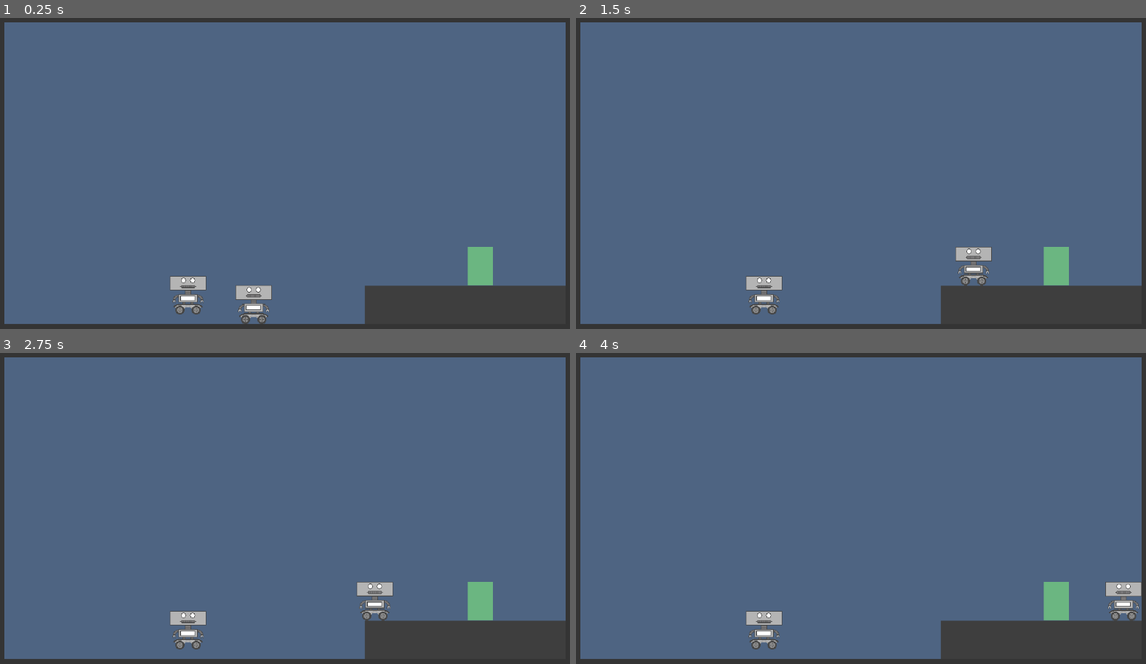
Above: before the commit, frames 1-4 (two rows, left to right).
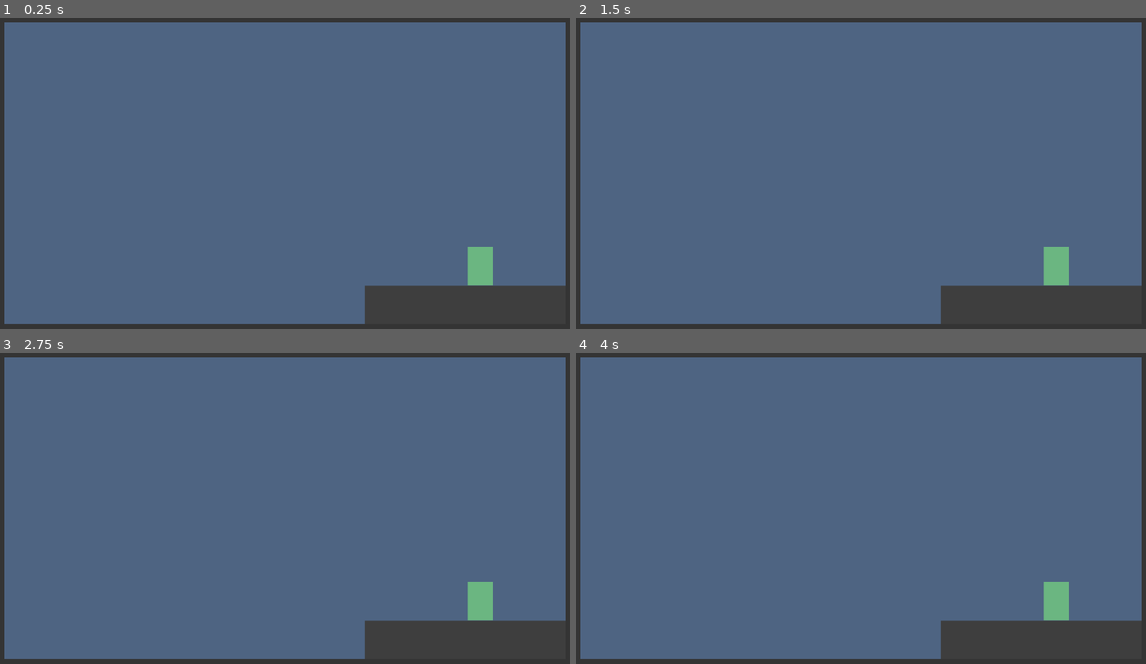
Above: after the commit, the same moments.

Repository: Psloan4/PPO-Project
Game: Godot game, scene res://level_1.tscn
Same seed, same stepped clock (60 frames per second), same inputs: the game is played once before the commit and once after it.
Inputs:
- Up to frame 1 (0.25 s): no input
- Up to frame 2 (1.5 s): tap Enter (ui_accept) at 0.5, 0.77 s; hold D (ui_right) from 0.53 s (still down)
- Up to frame 3 (2.75 s): tap Enter (ui_accept) at 1.52 s; release D (ui_right) at 2.03 s; hold A (ui_left) from 2.03 s (still down)
- Up to frame 4 (4 s): release A (ui_left) at 2.78 s; hold D (ui_right) from 2.78 s (still down); tap Enter (ui_accept) at 3.02, 3.77 s

The runs differ from the first frame. In frame 1, 1.1% of the frame differs, in the area x 29-48%, y 82-99%; in frame 2, 1.1%; in frame 3, 1.1%, in the area x 29-70%, y 73-96%; in frame 4, 1.1%.

Commit message:
got bots connnecting to game instance

Diff:
--- a/collective-action-game/player.gd
+++ b/collective-action-game/bot.gd
@@ -1,16 +1,20 @@
+class_name Bot
 extends CharacterBody2D
-
 
 const SPEED = 300.0
 const JUMP_VELOCITY = -450.0
 
-var frame_counter = 0
+var movement_frame = 0
 @onready var sprite_2d: Sprite2D = $Sprite2D
 
-@export var disabled: bool
+var color: Color = Color.WHITE
+var peer: PacketPeerUDP
+
+func _ready():
+	var shader_mat = sprite_2d.material as ShaderMaterial
+	shader_mat.set_shader_parameter("replacement_color", color)
 
 func _physics_process(delta: float) -> void:
-	if disabled: return
 	# Add the gravity.
 	if not is_on_floor():
 		velocity += get_gravity() * delta
@@ -28,9 +32,14 @@
 		velocity.x = move_toward(velocity.x, 0, SPEED)
 
 	if velocity.x != 0:
-		frame_counter = (frame_counter + 1)
-		if frame_counter > 6:
-			frame_counter = 0
-			sprite_2d.frame = (sprite_2d.frame + 1) % 2
+		movement_frame = (movement_frame + 1) % 6
+		var jump_val := 0
+		if not is_on_floor():
+			jump_val = 2
+		print("FRAME:")
+		print(movement_frame)
+		print(jump_val)
+		print("")
+		sprite_2d.frame = floor(movement_frame / 3.0) + jump_val
 
 	move_and_slide()
--- /dev/null
+++ b/collective-action-game/bot.gdshader
@@ -0,0 +1,14 @@
+shader_type canvas_item;
+
+uniform vec4 replacement_color;
+
+void fragment() {
+    vec4 tex_color = texture(TEXTURE, UV);
+
+    // Check for "white" with a tiny tolerance to account for float rounding
+    if (tex_color.rgb == vec3(1.0)) {
+        COLOR = vec4(replacement_color.rgb, tex_color.a); // preserve original alpha
+    } else {
+        COLOR = tex_color;
+    }
+}
--- /dev/null
+++ b/collective-action-game/bot.tscn
@@ -0,0 +1,28 @@
+[gd_scene load_steps=6 format=3 uid="uid://bfuo8mojyhg2"]
+
+[ext_resource type="Script" path="res://bot.gd" id="1_18nl6"]
+[ext_resource type="Shader" path="res://bot.gdshader" id="2_01sva"]
+[ext_resource type="Texture2D" uid="uid://4vy737r4ry2g" path="res://full_robot.png" id="3_yd31r"]
+
+[sub_resource type="ShaderMaterial" id="ShaderMaterial_mrged"]
+resource_local_to_scene = true
+shader = ExtResource("2_01sva")
+shader_parameter/replacement_color = null
+
+[sub_resource type="RectangleShape2D" id="RectangleShape2D_7n53n"]
+size = Vector2(120, 128)
+
+[node name="Bot" type="CharacterBody2D"]
+scale = Vector2(0.6, 0.6)
+collision_layer = 3
+script = ExtResource("1_18nl6")
+
+[node name="Sprite2D" type="Sprite2D" parent="."]
+texture_filter = 1
+material = SubResource("ShaderMaterial_mrged")
+scale = Vector2(2, 2)
+texture = ExtResource("3_yd31r")
+hframes = 4
+
+[node name="CollisionShape2D" type="CollisionShape2D" parent="."]
+shape = SubResource("RectangleShape2D_7n53n")
--- /dev/null
+++ b/collective-action-game/bot_connector.gd
@@ -0,0 +1,23 @@
+class_name BotConnector
+extends Node
+
+const PORT = 3000
+
+var server := UDPServer.new()
+var bots_connected := 0
+const MAX_BOTS = 4
+
+signal bot_connected
+
+func _ready():
+	print("Starting server...")
+	server.listen(PORT)
+
+func _process(_delta):
+	if bots_connected >= MAX_BOTS: return
+	server.poll()
+	if server.is_connection_available():
+		var peer: PacketPeerUDP = server.take_connection()
+		print("Received connection from " + peer.get_packet_ip())
+		bot_connected.emit(peer)
+		peer.put_packet("connection_response".to_utf8_buffer())
--- /dev/null
+++ b/collective-action-game/bot_manager.gd
@@ -0,0 +1,28 @@
+class_name BotManager
+extends Node
+
+const BOT = preload("res://bot.tscn")
+
+const SPAWN_Y := 569
+var spawn_x := 150
+const SPAWN_X_INC := 80
+
+@export var bot_container: Node2D
+
+var colors = [
+	Color.RED,
+	Color.SKY_BLUE,
+	Color.ORANGE,
+	Color.GREEN,
+]
+
+func _ready():
+	colors.shuffle()
+
+func create_bot(peer: PacketPeerUDP):
+	var bot = BOT.instantiate()
+	bot.peer = peer
+	bot.color = colors.pop_front()
+	bot.global_position = Vector2(spawn_x, SPAWN_Y)
+	spawn_x += SPAWN_X_INC
+	bot_container.add_child(bot)
--- a/collective-action-game/level.gd
+++ b/collective-action-game/level.gd
@@ -3,8 +3,13 @@
 
 @export var goal: Area2D
 
+@onready var bot_connector = $BotConnector as BotConnector
+@onready var bot_manager = $BotManager as BotManager
+
 func _ready() -> void:
 	goal.body_entered.connect(win)
+	bot_connector.bot_connected.connect(bot_manager.create_bot)
+
 
 func win(_body):
 	print("players win")
--- a/collective-action-game/level_1.tscn
+++ b/collective-action-game/level_1.tscn
@@ -1,10 +1,11 @@
-[gd_scene load_steps=6 format=3 uid="uid://dv4mg6kbr2f64"]
+[gd_scene load_steps=7 format=3 uid="uid://dv4mg6kbr2f64"]
 
 [ext_resource type="PackedScene" uid="uid://0camacc4rx4q" path="res://collision_surface.tscn" id="1_fuf2j"]
 [ext_resource type="Script" path="res://level.gd" id="1_sutm3"]
-[ext_resource type="PackedScene" uid="uid://bfuo8mojyhg2" path="res://player.tscn" id="2_nmnb4"]
 [ext_resource type="PackedScene" uid="uid://pya8xf1cf3d7" path="res://goal.tscn" id="4_528tx"]
 [ext_resource type="PackedScene" uid="uid://deanjfkolbxvy" path="res://borders.tscn" id="5_fmovg"]
+[ext_resource type="Script" path="res://bot_connector.gd" id="5_tckb1"]
+[ext_resource type="Script" path="res://bot_manager.gd" id="6_sdoiq"]
 
 [node name="Level1" type="Node2D" node_paths=PackedStringArray("goal")]
 script = ExtResource("1_sutm3")
@@ -14,14 +15,16 @@
 position = Vector2(935, 579)
 scale = Vector2(6.26616, -1.47754)
 
-[node name="Player" parent="." instance=ExtResource("2_nmnb4")]
-position = Vector2(514, 551)
-
-[node name="Player2" parent="." instance=ExtResource("2_nmnb4")]
-position = Vector2(384, 551)
-disabled = true
-
 [node name="Goal" parent="." instance=ExtResource("4_528tx")]
 position = Vector2(963, 493)
 
 [node name="Borders" parent="." instance=ExtResource("5_fmovg")]
+
+[node name="Bots" type="Node2D" parent="."]
+
+[node name="BotConnector" type="Node" parent="."]
+script = ExtResource("5_tckb1")
+
+[node name="BotManager" type="Node" parent="." node_paths=PackedStringArray("bot_container")]
+script = ExtResource("6_sdoiq")
+bot_container = NodePath("../Bots")
--- a/collective-action-game/player.tscn
+++ /dev/null
@@ -1,21 +0,0 @@
-[gd_scene load_steps=4 format=3 uid="uid://bfuo8mojyhg2"]
-
-[ext_resource type="Script" path="res://player.gd" id="1_18nl6"]
-[ext_resource type="Texture2D" uid="uid://j5atqq0uy13y" path="res://robot.png" id="2_82krd"]
-
-[sub_resource type="RectangleShape2D" id="RectangleShape2D_7n53n"]
-size = Vector2(120, 128)
-
-[node name="Player" type="CharacterBody2D"]
-scale = Vector2(0.6, 0.6)
-collision_layer = 3
-script = ExtResource("1_18nl6")
-
-[node name="Sprite2D" type="Sprite2D" parent="."]
-texture_filter = 1
-scale = Vector2(2, 2)
-texture = ExtResource("2_82krd")
-hframes = 2
-
-[node name="CollisionShape2D" type="CollisionShape2D" parent="."]
-shape = SubResource("RectangleShape2D_7n53n")
Binary file added: collective-action-game/full_robot.png
Not shown, added: collective-action-game/full_robot.png.import
Not shown, added: Training-Structure.png
Not shown, added: ppo-bot/Bot.py
Not shown, added: ppo-bot/NetworkController.py
Not shown, added: test_connection.py
